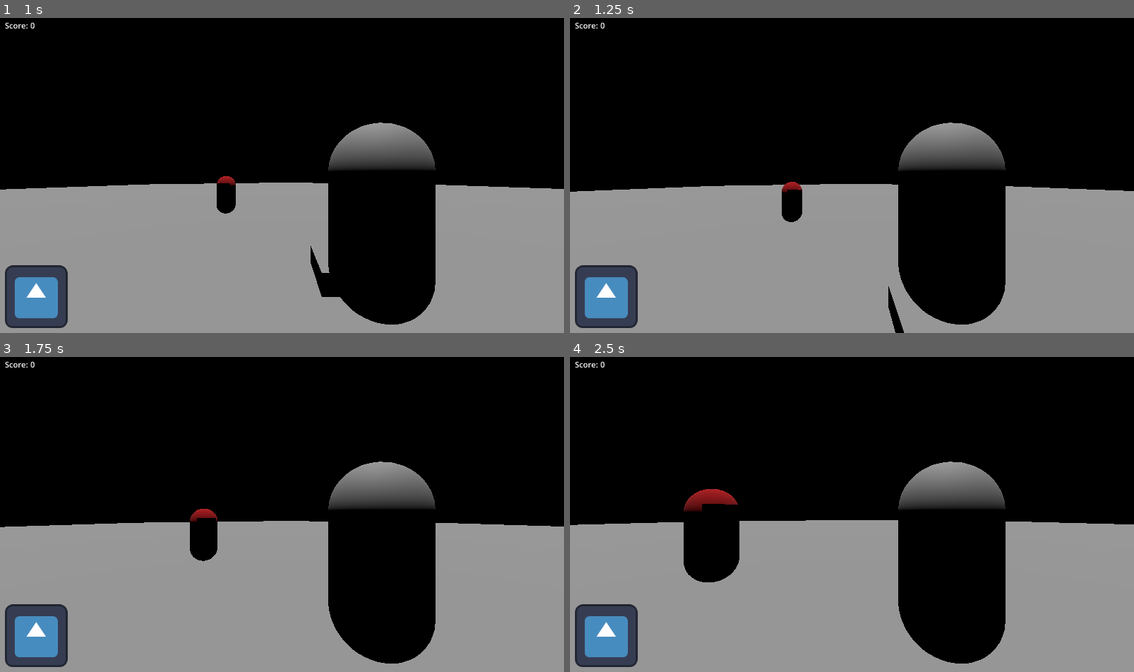
Above: before the commit, frames 1-4 (two rows, left to right).
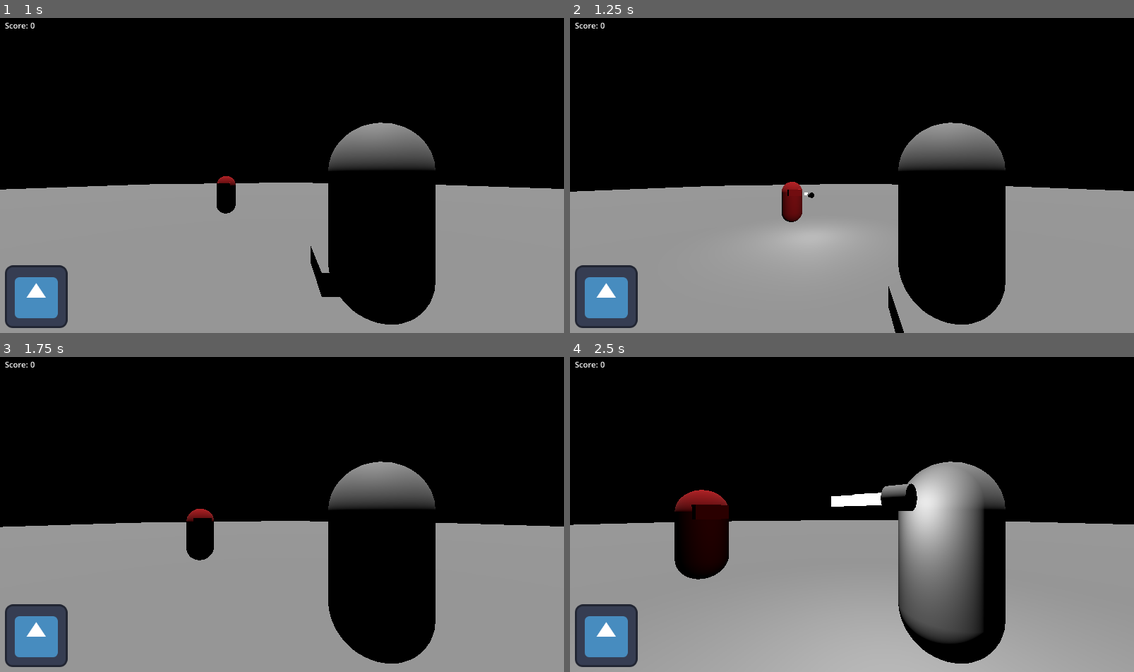
Above: after the commit, the same moments.

Repository: Sprotex/ludum-dare-54
Game: Godot game, scene res://level.tscn
The game is run twice, just before and just after one commit, with the same random seed, the same clock (stepped at 60 frames per second) and the same inputs. The engine's default icon, where the game draws it, is replaced by a stand-in: a white triangle on a blue panel in a dark square.
Inputs (mouse positions are in pixels of both pictures, inside the frame that each line leads up to):
- Up to frame 1 (1 s): tap Enter at 0.5 s; move the mouse to (310, 172) at 0.52 s; hold W (move_forward) from 0.53 s (still down); tap Space (jump) at 0.77 s
- Up to frame 2 (1.25 s): keep holding W (move_forward)
- Up to frame 3 (1.75 s): keep holding W (move_forward); move the mouse to (253, 514) at 1.27 s; tap Space (jump) at 1.52 s
- Up to frame 4 (2.5 s): keep holding W (move_forward); move the mouse to (863, 508) at 2.02 s

Frame 1 is identical in both runs. In frame 2, 0.9% of the frame differs, in the area x 37-48%, y 53-74%; in frame 3, 0.2%; in frame 4, 12%, in the area x 0-97%, y 35-100%.

Commit message:
add shooting state
remove debug printout

Diff:
--- a/character/enemy/ai_state.gd
+++ b/character/enemy/ai_state.gd
@@ -18,7 +18,6 @@
 func turn(inputs: EnemyInputs, character_movement: CharacterMovement, rotation: float) -> void:
   var rotation_time = abs(rotation) / character_movement.rotation_speed
   inputs.rotation = Vector2.RIGHT * sign(rotation)
-  print(rotation_time)
   wait_for(rotation_time)
   await on_wait_timeout
   inputs.rotation = Vector2.ZERO
--- a/character/enemy/enemy.tscn
+++ b/character/enemy/enemy.tscn
@@ -7,6 +7,7 @@
 [ext_resource type="Script" path="res://character/enemy/wait_state.gd" id="5_fbvcl"]
 [ext_resource type="Script" path="res://character/enemy/random_move_state.gd" id="6_3rkmt"]
 [ext_resource type="Script" path="res://character/enemy/aim_at_player_state.gd" id="7_ia5cy"]
+[ext_resource type="Script" path="res://character/enemy/shoot_state.gd" id="8_hayji"]
 
 [node name="Enemy" instance=ExtResource("1_vcct7")]
 type = 2
@@ -46,4 +47,9 @@
 inputs = NodePath("..")
 character_movement = NodePath("../../CharacterMovement")
 character_body = NodePath("../../..")
+next_state = NodePath("../ShootState")
+
+[node name="ShootState" type="Node" parent="Control/EnemyInputs" index="3" node_paths=PackedStringArray("inputs", "next_state")]
+script = ExtResource("8_hayji")
+inputs = NodePath("..")
 next_state = NodePath("../WaitState")
--- /dev/null
+++ b/character/enemy/shoot_state.gd
@@ -0,0 +1,11 @@
+extends AIState
+
+@export var inputs: EnemyInputs
+
+
+func _handle_ai_state_enabled() -> void:
+  inputs.shooting = true
+  wait_for(0.0)
+  await on_wait_timeout
+  inputs.shooting = false
+  enabled = false
Not shown: 1 places in character/enemy/enemy.tscn that only renumber resources
